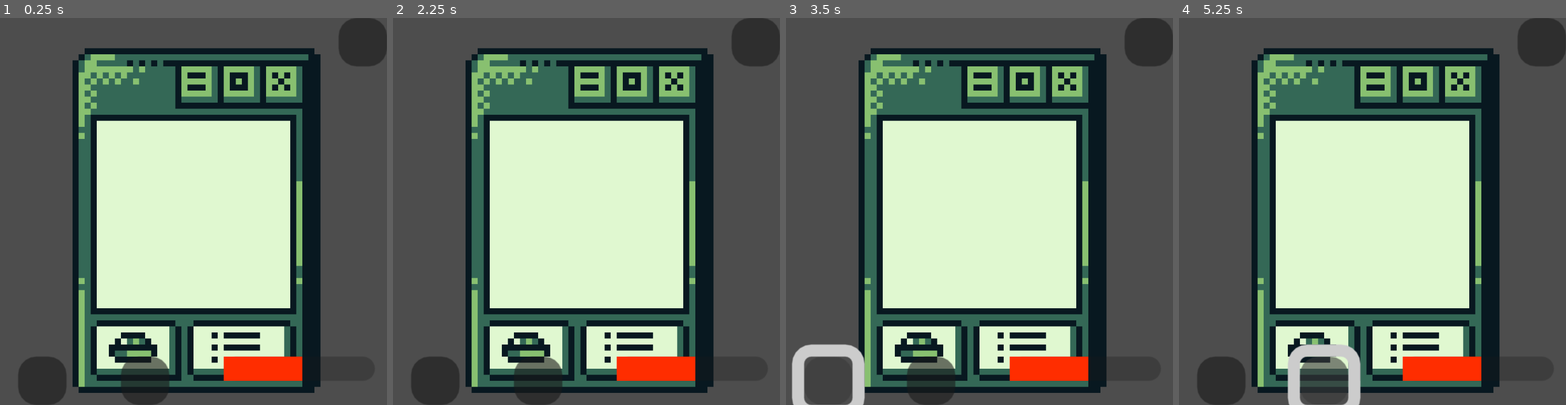
Above: before the commit, frames 1-4 (left to right).
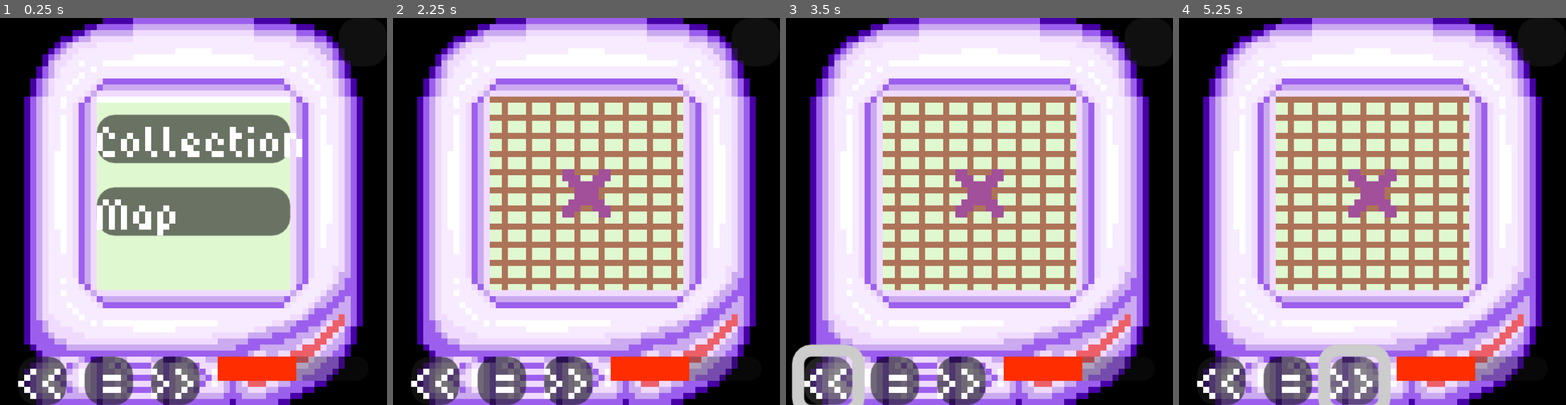
Above: after the commit, the same moments.

Repository: Kolbias/gamejam2025
Game: Godot game, scene res://game.tscn
The game is run twice, just before and just after one commit, with the same random seed, the same clock (stepped at 60 frames per second) and the same inputs.
Inputs (mouse positions are in pixels of both pictures, inside the frame that each line leads up to; where the layout moved, square brackets give the same spot in the first picture):
- Up to frame 1 (0.25 s): no input
- Up to frame 2 (2.25 s): click (586, 137) at 0.5 s, where only the run after the commit has a clickable "Collection"; click (501, 381) at 1.25 s, where only the run after the commit has a clickable "="; click (586, 211) at 2 s, where only the run after the commit has a clickable "Map"
- Up to frame 3 (3.5 s): click (828, 381) [824, 381] at 2.75 s
- Up to frame 4 (5.25 s): click (1353, 381) [1322, 381] at 3.5 s; click (1221, 381) [1217, 381] at 4.25 s; click (1353, 381) [1322, 381] at 5 s

The runs differ from the first frame. In frame 1, 88% of the frame differs, in the area x 0-100%, y 0-100%; in frame 2, 88%; in frame 3, 87%; in frame 4, 88%.

Commit message:
Added Menus and Map, added new Tamagotchi mockup!

Diff:
--- a/game.gd
+++ b/game.gd
@@ -3,9 +3,44 @@
 @export var dogs : Array[DogResource] = []
 var temp
 
+enum GameState {TITLE, DOGS, MENU, MAP}
+
+var state := GameState.MENU
+
 func _ready() -> void:
-	if !dogs:
-		%Dog.hide()
+	Globals.connect("change_state", change_state)
+
+func _process(delta: float) -> void:
+	match state:
+		GameState.TITLE:
+			%Title.show()
+		GameState.DOGS:
+			%Menu.hide()
+			%Map.hide()
+			%DogCollection.show()
+		GameState.MAP:
+			%Menu.hide()
+			%DogCollection.hide()
+			%Map.show()
+		GameState.MENU:
+			%Title.hide()
+			%DogCollection.hide()
+			%Map.hide()
+			%Menu.show()
 
 func _on_exit_button_pressed() -> void:
 	get_tree().quit()
+
+func change_state(new_state):
+	print("new state: " + str(new_state))
+	state = new_state
+
+func _on_menu_button_pressed() -> void:
+	print("changing State to Menu")
+	change_state(GameState.MENU)
+
+func _on_collection_button_pressed() -> void:
+	change_state(GameState.DOGS)
+
+func _on_map_button_pressed() -> void:
+	change_state(GameState.MAP)
--- a/game.tscn
+++ b/game.tscn
@@ -1,9 +1,12 @@
-[gd_scene load_steps=6 format=3 uid="uid://cbjkmvfikbmrd"]
-
-[ext_resource type="Texture2D" uid="uid://d3w2xw31mi102" path="res://UIMock.png" id="1_80nbo"]
+[gd_scene load_steps=9 format=3 uid="uid://cbjkmvfikbmrd"]
+
 [ext_resource type="Script" uid="uid://befkf6skdx844" path="res://game.gd" id="1_fc0e3"]
 [ext_resource type="Texture2D" uid="uid://ctv3jdqdwtq0" path="res://Screen.png" id="2_e2o6t"]
+[ext_resource type="Texture2D" uid="uid://c8nm2cfneaiv6" path="res://assets/TamagotchiMock.png" id="2_eow3j"]
 [ext_resource type="Texture2D" uid="uid://dpygd3mx5o8f2" path="res://DogTemp.png" id="3_feb5d"]
+[ext_resource type="FontFile" uid="uid://bvbla2y5acuvc" path="res://assets/fonts/6px-Normal.ttf" id="4_7jktm"]
+[ext_resource type="Texture2D" uid="uid://stb4d8j2cj1q" path="res://MapScreen.png" id="5_ryrav"]
+[ext_resource type="Texture2D" uid="uid://pnftkwsullo7" path="res://MapPlayerLocation.png" id="6_eow3j"]
 
 [sub_resource type="StyleBoxFlat" id="StyleBoxFlat_fc0e3"]
 bg_color = Color(1, 0.176471, 0, 1)
@@ -12,12 +15,14 @@
 script = ExtResource("1_fc0e3")
 
 [node name="Control" type="Control" parent="."]
+unique_name_in_owner = true
 layout_mode = 3
 anchors_preset = 15
 anchor_right = 1.0
 anchor_bottom = 1.0
 grow_horizontal = 2
 grow_vertical = 2
+mouse_filter = 2
 
 [node name="Tamagotchi" type="TextureRect" parent="Control"]
 layout_mode = 1
@@ -26,7 +31,8 @@
 anchor_bottom = 1.0
 grow_horizontal = 2
 grow_vertical = 2
-texture = ExtResource("1_80nbo")
+mouse_filter = 2
+texture = ExtResource("2_eow3j")
 stretch_mode = 2
 
 [node name="Screen" type="TextureRect" parent="Control"]
@@ -34,39 +40,153 @@
 anchors_preset = 15
 anchor_right = 1.0
 anchor_bottom = 1.0
-grow_horizontal = 2
-grow_vertical = 2
+offset_top = -3.0
+offset_bottom = -3.0
+grow_horizontal = 2
+grow_vertical = 2
+mouse_filter = 2
 texture = ExtResource("2_e2o6t")
 stretch_mode = 2
 
+[node name="Title" type="Control" parent="Control"]
+unique_name_in_owner = true
+anchors_preset = 0
+offset_right = 40.0
+offset_bottom = 40.0
+
 [node name="Menu" type="Control" parent="Control"]
-layout_mode = 1
-anchors_preset = 15
-anchor_right = 1.0
-anchor_bottom = 1.0
-grow_horizontal = 2
-grow_vertical = 2
+unique_name_in_owner = true
+visible = false
+layout_mode = 1
+anchors_preset = 15
+anchor_right = 1.0
+anchor_bottom = 1.0
+grow_horizontal = 2
+grow_vertical = 2
+mouse_filter = 2
+
+[node name="MarginContainer" type="MarginContainer" parent="Control/Menu"]
+layout_mode = 1
+anchors_preset = 8
+anchor_left = 0.5
+anchor_top = 0.5
+anchor_right = 0.5
+anchor_bottom = 0.5
+offset_left = -16.0
+offset_top = -16.0
+offset_right = 16.0
+offset_bottom = 16.0
+grow_horizontal = 2
+grow_vertical = 2
+pivot_offset = Vector2(16, 16)
+mouse_filter = 2
+
+[node name="VBoxContainer" type="VBoxContainer" parent="Control/Menu/MarginContainer"]
+layout_mode = 2
+mouse_filter = 2
+
+[node name="CollectionButton" type="Button" parent="Control/Menu/MarginContainer/VBoxContainer"]
+layout_mode = 2
+theme_override_fonts/font = ExtResource("4_7jktm")
+theme_override_font_sizes/font_size = 8
+
+[node name="Label" type="Label" parent="Control/Menu/MarginContainer/VBoxContainer/CollectionButton"]
+layout_mode = 0
+offset_right = 40.0
+offset_bottom = 23.0
+theme_override_fonts/font = ExtResource("4_7jktm")
+theme_override_font_sizes/font_size = 8
+text = "Collection"
+
+[node name="MapButton" type="Button" parent="Control/Menu/MarginContainer/VBoxContainer"]
+layout_mode = 2
+theme_override_fonts/font = ExtResource("4_7jktm")
+theme_override_font_sizes/font_size = 8
+
+[node name="Label2" type="Label" parent="Control/Menu/MarginContainer/VBoxContainer/MapButton"]
+layout_mode = 1
+offset_right = 40.0
+offset_bottom = 23.0
+theme_override_fonts/font = ExtResource("4_7jktm")
+theme_override_font_sizes/font_size = 8
+text = "Map"
 
 [node name="Map" type="Control" parent="Control"]
-layout_mode = 1
-anchors_preset = 15
-anchor_right = 1.0
-anchor_bottom = 1.0
-grow_horizontal = 2
-grow_vertical = 2
+unique_name_in_owner = true
+visible = false
+layout_mode = 1
+anchors_preset = 15
+anchor_right = 1.0
+anchor_bottom = 1.0
+grow_horizontal = 2
+grow_vertical = 2
+mouse_filter = 2
+
+[node name="Control" type="Control" parent="Control/Map"]
+clip_contents = true
+custom_minimum_size = Vector2(32, 32)
+layout_mode = 1
+anchors_preset = 8
+anchor_left = 0.5
+anchor_top = 0.5
+anchor_right = 0.5
+anchor_bottom = 0.5
+offset_left = -16.0
+offset_top = -19.0
+offset_right = 16.0
+offset_bottom = 13.0
+grow_horizontal = 2
+grow_vertical = 2
+pivot_offset = Vector2(16, 16)
+
+[node name="MapBackground" type="TextureRect" parent="Control/Map/Control"]
+layout_mode = 1
+anchors_preset = 15
+anchor_right = 1.0
+anchor_bottom = 1.0
+offset_left = -32.0
+offset_top = -32.0
+offset_right = 32.0
+offset_bottom = 32.0
+grow_horizontal = 2
+grow_vertical = 2
+mouse_filter = 2
+texture = ExtResource("5_ryrav")
+stretch_mode = 2
+
+[node name="PlayerLocation" type="TextureRect" parent="Control/Map/Control"]
+layout_mode = 1
+anchors_preset = 8
+anchor_left = 0.5
+anchor_top = 0.5
+anchor_right = 0.5
+anchor_bottom = 0.5
+offset_left = -32.0
+offset_top = -32.0
+offset_right = 32.0
+offset_bottom = 32.0
+grow_horizontal = 2
+grow_vertical = 2
+pivot_offset = Vector2(32, 32)
+texture = ExtResource("6_eow3j")
 
 [node name="Shop" type="Control" parent="Control"]
 anchors_preset = 0
 offset_right = 40.0
 offset_bottom = 40.0
+mouse_filter = 2
 
 [node name="DogCollection" type="Control" parent="Control"]
-layout_mode = 1
-anchors_preset = 15
-anchor_right = 1.0
-anchor_bottom = 1.0
-grow_horizontal = 2
-grow_vertical = 2
+unique_name_in_owner = true
+layout_mode = 1
+anchors_preset = 15
+anchor_right = 1.0
+anchor_bottom = 1.0
+offset_top = -1.0
+offset_bottom = -1.0
+grow_horizontal = 2
+grow_vertical = 2
+mouse_filter = 2
 
 [node name="Dog" type="TextureRect" parent="Control/DogCollection"]
 unique_name_in_owner = true
@@ -76,6 +196,7 @@
 anchor_bottom = 1.0
 grow_horizontal = 2
 grow_vertical = 2
+mouse_filter = 2
 texture = ExtResource("3_feb5d")
 stretch_mode = 2
 
@@ -91,20 +212,55 @@
 grow_vertical = 0
 size_flags_horizontal = 4
 size_flags_vertical = 8
-theme_override_constants/separation = 9
+mouse_filter = 2
+theme_override_constants/separation = 3
 
 [node name="BackButton" type="Button" parent="Control/HBoxContainer"]
 layout_mode = 2
 size_flags_vertical = 8
+theme_override_fonts/font = ExtResource("4_7jktm")
+theme_override_font_sizes/font_size = 8
+
+[node name="Label3" type="Label" parent="Control/HBoxContainer/BackButton"]
+layout_mode = 1
+offset_right = 40.0
+offset_bottom = 23.0
+theme_override_fonts/font = ExtResource("4_7jktm")
+theme_override_font_sizes/font_size = 8
+text = "<<"
+
+[node name="MenuButton" type="Button" parent="Control/HBoxContainer"]
+layout_mode = 2
+theme_override_fonts/font = ExtResource("4_7jktm")
+theme_override_font_sizes/font_size = 8
+
+[node name="Label4" type="Label" parent="Control/HBoxContainer/MenuButton"]
+layout_mode = 1
+offset_right = 40.0
+offset_bottom = 23.0
+theme_override_fonts/font = ExtResource("4_7jktm")
+theme_override_font_sizes/font_size = 8
+text = " ="
 
 [node name="ForwardButton" type="Button" parent="Control/HBoxContainer"]
 layout_mode = 2
 size_flags_vertical = 8
+theme_override_fonts/font = ExtResource("4_7jktm")
+theme_override_font_sizes/font_size = 8
+
+[node name="Label5" type="Label" parent="Control/HBoxContainer/ForwardButton"]
+layout_mode = 1
+offset_right = 40.0
+offset_bottom = 23.0
+theme_override_fonts/font = ExtResource("4_7jktm")
+theme_override_font_sizes/font_size = 8
+text = ">>"
 
 [node name="TempGauge" type="ProgressBar" parent="Control/HBoxContainer"]
 unique_name_in_owner = true
 custom_minimum_size = Vector2(25, 0)
 layout_mode = 2
+mouse_filter = 2
 theme_override_styles/fill = SubResource("StyleBoxFlat_fc0e3")
 step = 1.0
 value = 50.0
@@ -122,4 +278,8 @@
 
 [node name="DogTimer" type="Timer" parent="Control"]
 
+[connection signal="mouse_entered" from="Control/Menu/MarginContainer/VBoxContainer/CollectionButton" to="." method="_on_collection_button_mouse_entered"]
+[connection signal="pressed" from="Control/Menu/MarginContainer/VBoxContainer/CollectionButton" to="." method="_on_collection_button_pressed"]
+[connection signal="pressed" from="Control/Menu/MarginContainer/VBoxContainer/MapButton" to="." method="_on_map_button_pressed"]
+[connection signal="pressed" from="Control/HBoxContainer/MenuButton" to="." method="_on_menu_button_pressed"]
 [connection signal="pressed" from="Control/ExitButton" to="." method="_on_exit_button_pressed"]
--- a/globals.gd
+++ b/globals.gd
@@ -1,4 +1,6 @@
 extends Node
+
+signal change_state(state)
 
 signal add_dog(DogResource)
 signal feed_dog
--- a/project.godot
+++ b/project.godot
@@ -24,6 +24,8 @@
 window/size/viewport_width=64
 window/size/viewport_height=64
 window/size/resizable=false
+window/size/borderless=true
+window/size/transparent=true
 window/size/window_width_override=320
 window/size/window_height_override=320
 window/stretch/scale=5.0
@@ -32,3 +34,6 @@
 [rendering]
 
 textures/canvas_textures/default_texture_filter=0
+renderer/rendering_method="gl_compatibility"
+renderer/rendering_method.mobile="gl_compatibility"
+viewport/transparent_background=true
Binary file added: MapPlayerLocation.png
Not shown, added: MapPlayerLocation.png.import
Binary file added: MapScreen.png
Not shown, added: MapScreen.png.import
Binary file added: assets/TamagotchiMock.png
Not shown, added: assets/TamagotchiMock.png.import
Binary file added: assets/fonts/6px-Expert.ttf
Not shown, added: assets/fonts/6px-Expert.ttf.import
Binary file added: assets/fonts/6px-Normal.ttf
Not shown, added: assets/fonts/6px-Normal.ttf.import
